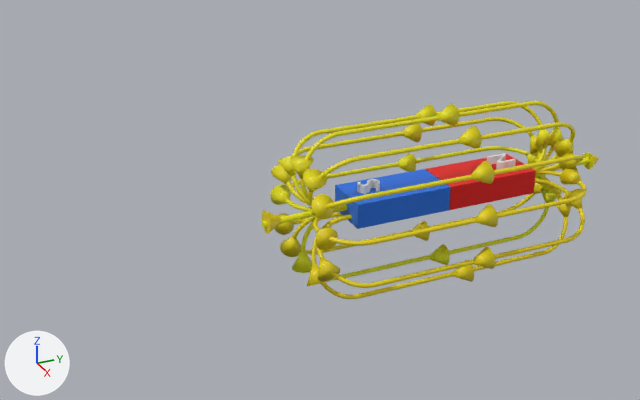
Before and after pictures for a commit that changed the glTF model magneticFieldLinesMagnetForGltf.gltf.
Both versions are drawn from a 50 mm lens placed at (22.14, -14.05, 11.46), pointed at (-0.55, -3.84, 0.11). The lights are fixed; the arrows at lower left show +X, +Y and +Z. Where no turn or scale is listed for an object, it has been applied to the vertices.
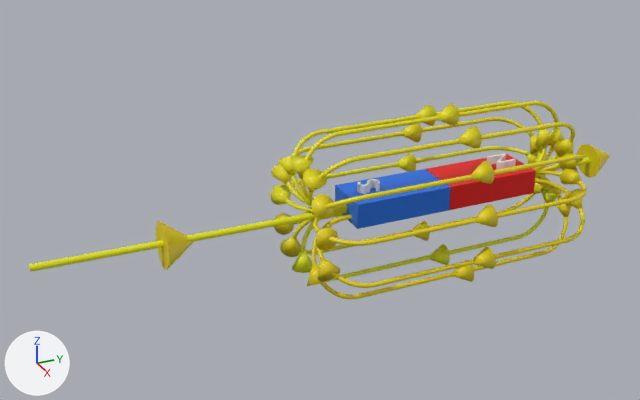
Commit message: made the end arrow longer.

Where the change shows, as pixel boxes (x1, y1, x2, y2) in the pictures (640 x 400 px):
```json
{"object": "Cylinder.001", "change": "moved, turned, rescaled", "before": [262, 210, 316, 228], "after": [29, 210, 347, 272]}
{"object": "Cone.014", "change": "moved, rescaled", "before": [262, 210, 281, 234], "after": [156, 221, 194, 270]}
{"object": "Cone.013", "change": "rescaled", "before": [584, 154, 599, 167], "after": [577, 144, 611, 178]}
```

Edits to the scene script, one JSON object a line:
```json
{"op": "set", "path": "ob_cone_013.scale", "old": "(1.0, 1.0, 1.0)", "new": "(1.98, 1.98, 1.98)"}
{"op": "set", "path": "ob_cone_014.location", "old": "(0.0, -5.83, 0.0)", "new": "(-0.1, -8.93, -0.16)"}
{"op": "set", "path": "ob_cone_014.scale", "old": "(1.18, 1.18, 1.18)", "new": "(2.36, 1.95, 2.36)"}
{"op": "set", "path": "ob_cylinder_001.location", "old": "(0.0, -5.93, -0.06)", "new": "(-0.07, -12.56, -0.06)"}
{"op": "set", "path": "ob_cylinder_001.rotation_euler", "old": "(0.0304, 0.0, 0.0)", "new": "(-0.00929, 0.0, 0.0)", "note": "degrees (1.7, 0, 0) -> degrees (-0.5, 0, 0)"}
{"op": "set", "path": "ob_cylinder_001.scale", "old": "(1.0, 1.0, 1.0)", "new": "(1.0, 4.77, 1.01)"}
```
